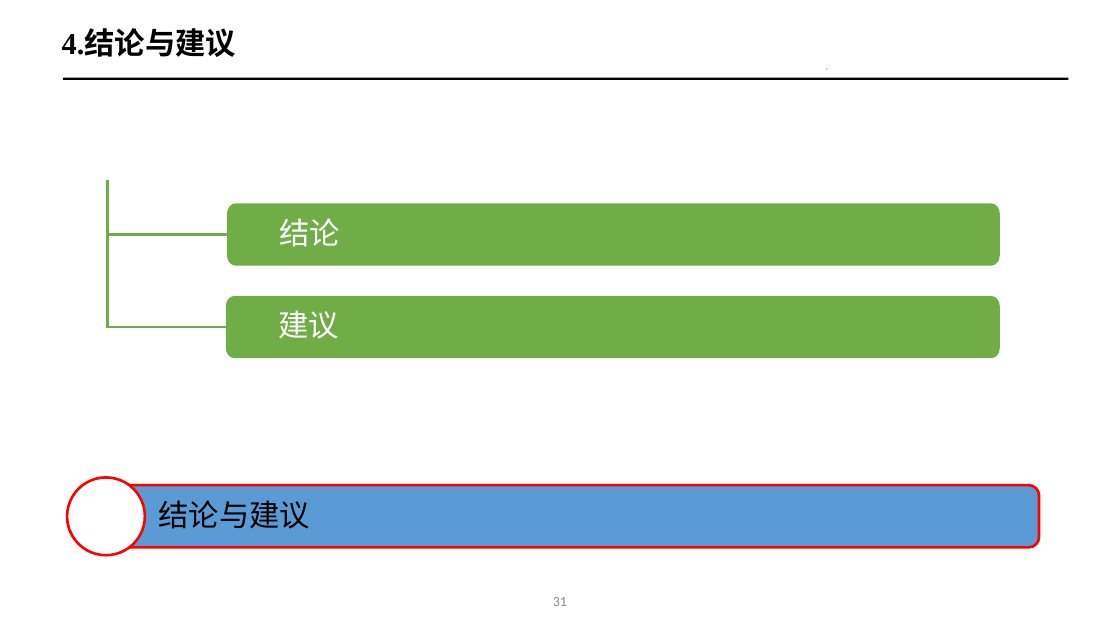
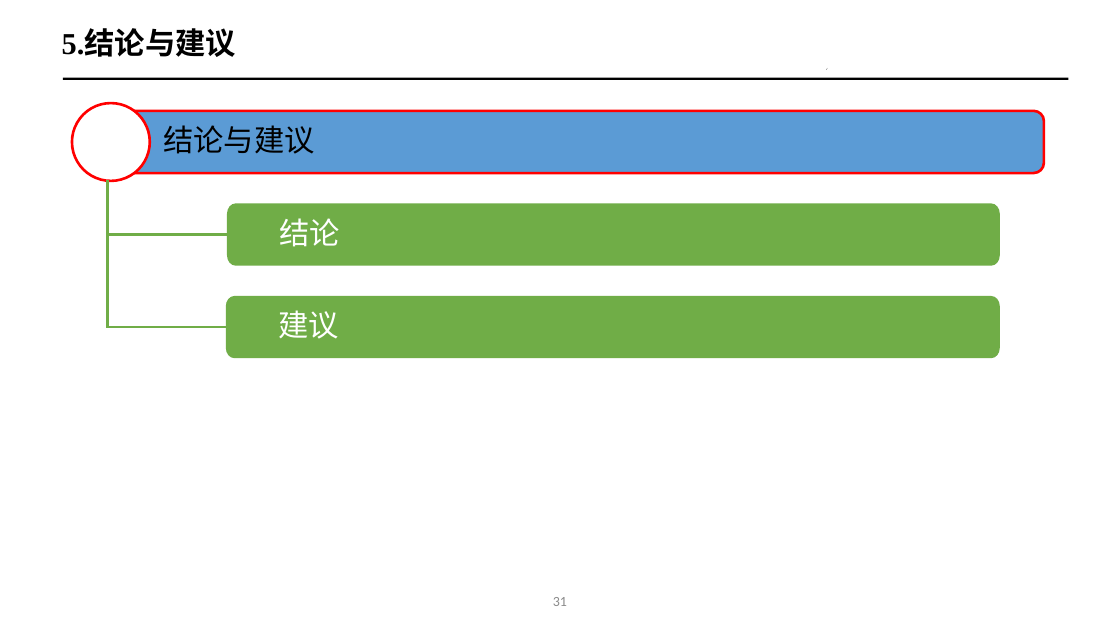
Before and after one commit to ailungoal/paper, a slide deck: slide 32 of 【王卫芳】硕士学位论文答辩.pptx (slide 33 before the commit). Drawn at 1120x630 pixels with LibreOffice and Linux fonts; fonts in the diff are those of the drawing. Boxes give left, top, right and bottom in pixels: in the first picture for what was removed or moved away, otherwise in the second. Text is boxed around its words. In the diff, an @@ line names an element or a change of style, - is before the commit and + after.

```diff
--- a/【王卫芳】硕士学位论文答辩.pptx
+++ b/【王卫芳】硕士学位论文答辩.pptx
@@ text at (62,30,236,57): text changed @@
-4.结论与建议
+5.结论与建议
@@ ellipse: place and size @@
-ellipse at (67,477,145,555)
+ellipse at (72,103,150,181)
@@ freeform shape "结论与建议": place and size @@
-freeform shape "结论与建议" at (106,486,1039,548)
+freeform shape "结论与建议" at (111,111,1044,173)
```
Also in this commit, not shown: 10 other slides changed, 14 slides added, 15 slides removed.
